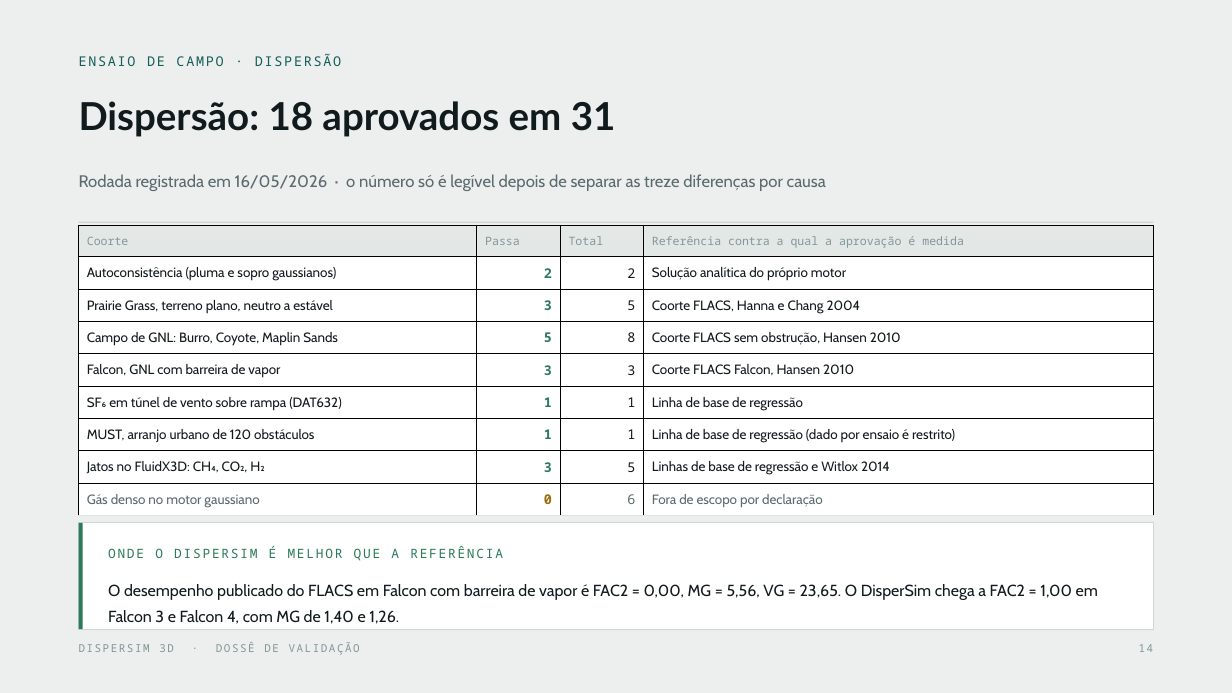
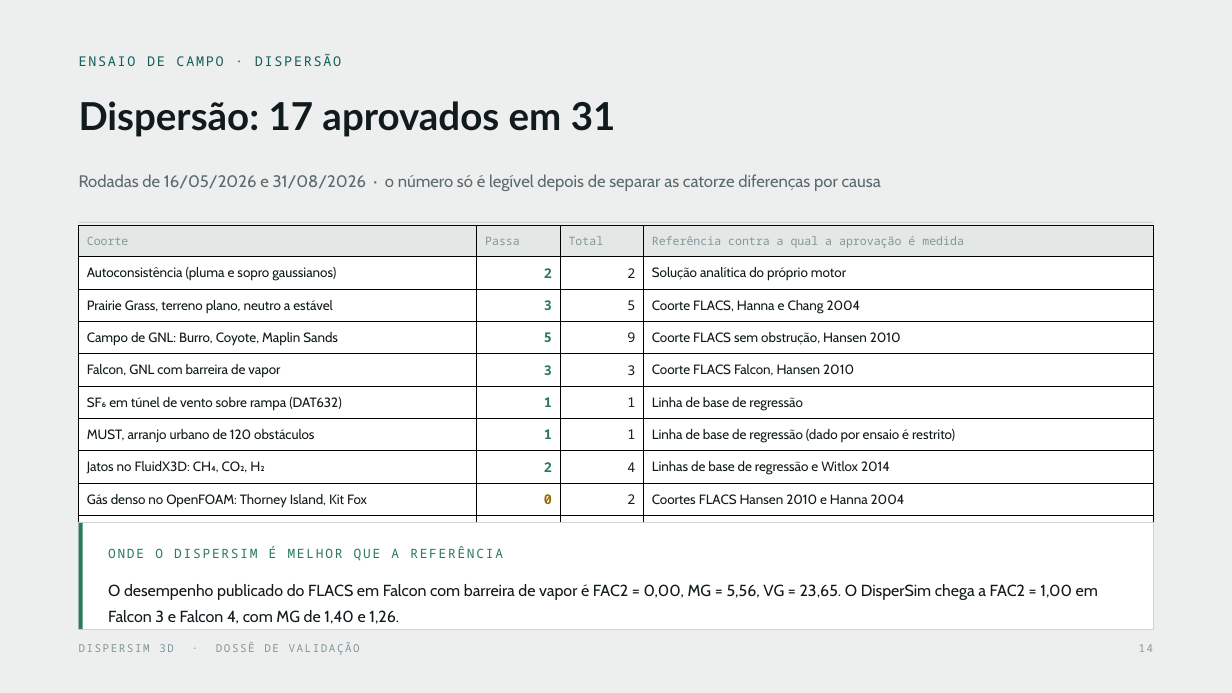
Before and after one commit to DanWBR/DisperSim3D, a slide deck: slide 14 of docs/DisperSim3D-Validacao.pptx. Drawn at 1232x693 pixels with LibreOffice and Linux fonts; fonts in the diff are those of the drawing. Boxes give left, top, right and bottom in pixels: in the first picture for what was removed or moved away, otherwise in the second. Text is boxed around its words. In the diff, an @@ line names an element or a change of style, - is before the commit and + after.

```diff
--- a/docs/DisperSim3D-Validacao.pptx
+++ b/docs/DisperSim3D-Validacao.pptx
@@ text at (79,101,616,137): text changed @@
-Dispersão: 18 aprovados em 31
+Dispersão: 17 aprovados em 31
@@ text at (79,174,881,191): text changed @@
-Rodada registrada em 16/05/2026 · o número só é legível depois de separar as treze diferenças por causa
+Rodadas de 16/05/2026 e 31/08/2026 · o número só é legível depois de separar as catorze diferenças por causa
@@ table at (79,226,1153,628) @@
-row 4, column 3: 8
+row 4, column 3: 9
-row 8: Jatos no FluidX3D: CH₄, CO₂, H₂ | 3 | 5 | Linhas de base de regressão e Witlox 2014
-row 9: Gás denso no motor gaussiano | 0 | 6 | Fora de escopo por declaração
+row 8: Jatos no FluidX3D: CH₄, CO₂, H₂ | 2 | 4 | Linhas de base de regressão e Witlox 2014
+row 9: Gás denso no OpenFOAM: Thorney Island, Kit Fox | 0 | 2 | Coortes FLACS Hansen 2010 e Hanna 2004
+row 10: Gás denso no motor gaussiano | 0 | 4 | Fora de escopo por declaração
```
Also in this commit, not shown: 1 other slide changed, 2 other files.
